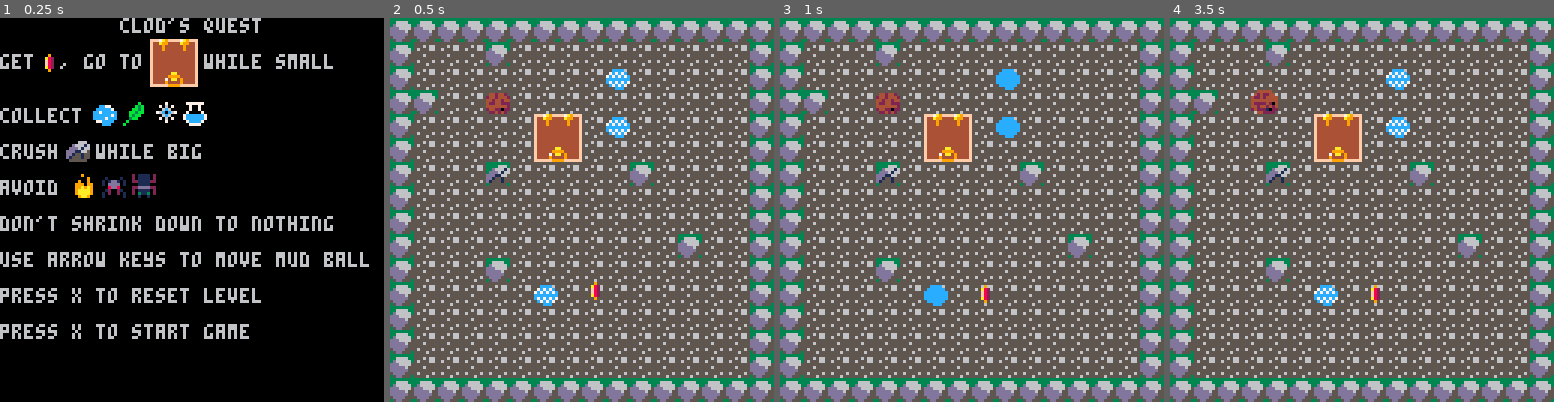
Above: before the commit, frames 1-4 (left to right).
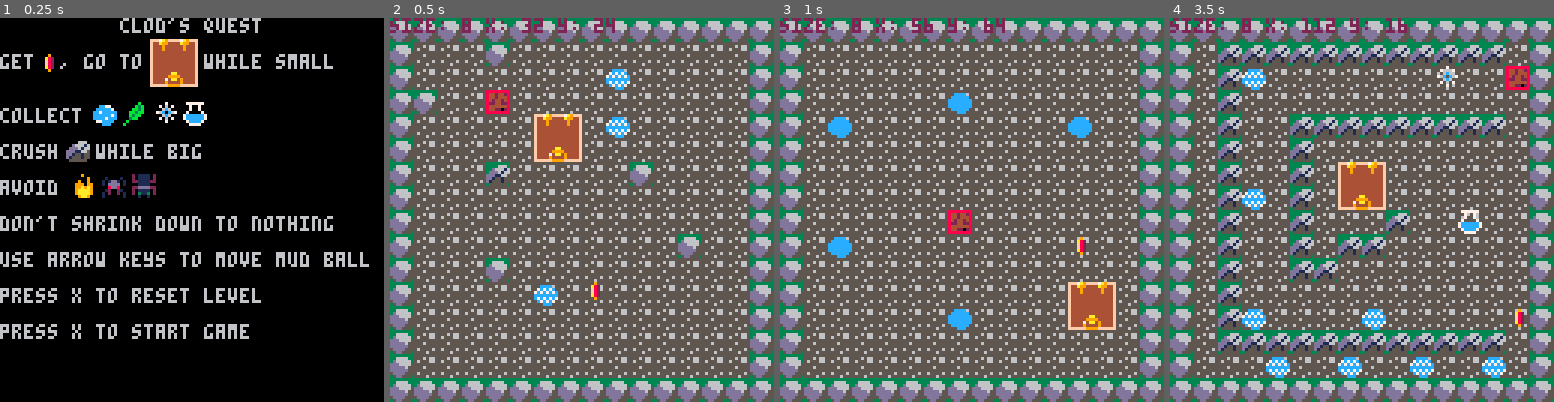
Above: after the commit, the same moments.

Repository: cassandra-largosa/Jelly-and-Jam
Game: PICO-8 cartridge jam.p8
Two runs of this game, one before a commit and one after it. Both use one fixed random seed, a clock stepped at 60 frames per second and the inputs below.
Inputs:
- Up to frame 1 (0.25 s): no input
- Up to frame 2 (0.5 s): tap X (X key) at 0.33 s
- Up to frame 3 (1 s): tap O (Z key) at 0.7 s
- Up to frame 4 (3.5 s): tap X (X key) at 1.07, 1.85, 2.97 s; hold Right 1.6-2.1 s; tap O (Z key) every 0.4 s from 1.7 to 3.3 s; hold Up 2.15-2.42 s; hold Right 2.47-3.03 s; hold Left from 3.08 s (still down)

Frame 1 is identical in both runs. In frame 2, 0.9% of the frame differs, in the area x 0-59%, y 0-25%; in frame 3, 8.5%; in frame 4, 24%, in the area x 0-94%, y 0-94%.

Commit message:
Edited Level 20
The solution was simpler than intended.

Diff:
--- a/jam.p8
+++ b/jam.p8
@@ -5,7 +5,7 @@
 --by team spaghetti
 --cartdata("clods_quest")
 
-debug = false
+debug = true
 
 --helper functions
 function array_concat(arrays)
@@ -845,7 +845,7 @@
 355555555755555555555555555555353565b4555555555555553565363665353555555555555555555535550055553535555555865555005555555555365535
 35555555553555555555555516555535000000000000000000000000000000000000000000000000000000000000000000000000000000000000000000000000
 35555555555555555555555555555535356555555555555555553565555565353555555555555555555535555555553535555555865555555555555555555535
-35550055555555555555747474555535000000000000000000000000000000000000000000000000000000000000000000000000000000000000000000000000
+35550055555555557474747474555535000000000000000000000000000000000000000000000000000000000000000000000000000000000000000000000000
 3555655555555555556555655565553535555555555555553755a5a5a5a5a5353555555555555555375535555555553535555555555555555555555555555535
 35555555555555555555555555555535000000000000000000000000000000000000000000000000000000000000000000000000000000000000000000000000
 35555555555555555555555555555535355555555555555555555555555555353555555535555555555535555555553535747474747474747474743555555535
@@ -857,9 +857,9 @@
 35355535353555555555375555555535355555555555555555553555165555353555555535366555555555555555553535555555555555555555555555555535
 355555555555555555a5555555555535000000000000000000000000000000000000000000000000000000000000000000000000000000000000000000000000
 35555555555555555555555555555535355555555555555555553555555555353555555555353535353535558655353535555555557474747474747474747435
-355555555555555555a5555555555535000000000000000000000000000000000000000000000000000000000000000000000000000000000000000000000000
+355555555555555555a5465555555535000000000000000000000000000000000000000000000000000000000000000000000000000000000000000000000000
 35555555555555555555555555555535355555555555555555553535355555353555555555555555555535555555553535556555555555555555555555555535
-35a5a5a5a5a565555546554655656535000000000000000000000000000000000000000000000000000000000000000000000000000000000000000000000000
+35a5a5a5a5a565555546464655656535000000000000000000000000000000000000000000000000000000000000000000000000000000000000000000000000
 35551655555555555555555555555535355555555555550055555555555555353555555555555555555555555555553535555555655555556555555555556535
 3555576565a5a5a5a5a5a5a5a5a5a535000000000000000000000000000000000000000000000000000000000000000000000000000000000000000000000000
 35555555555555555555555555555535355555555555555555555555555555353555465555555516555586555555553535655555556555555555655555555535
